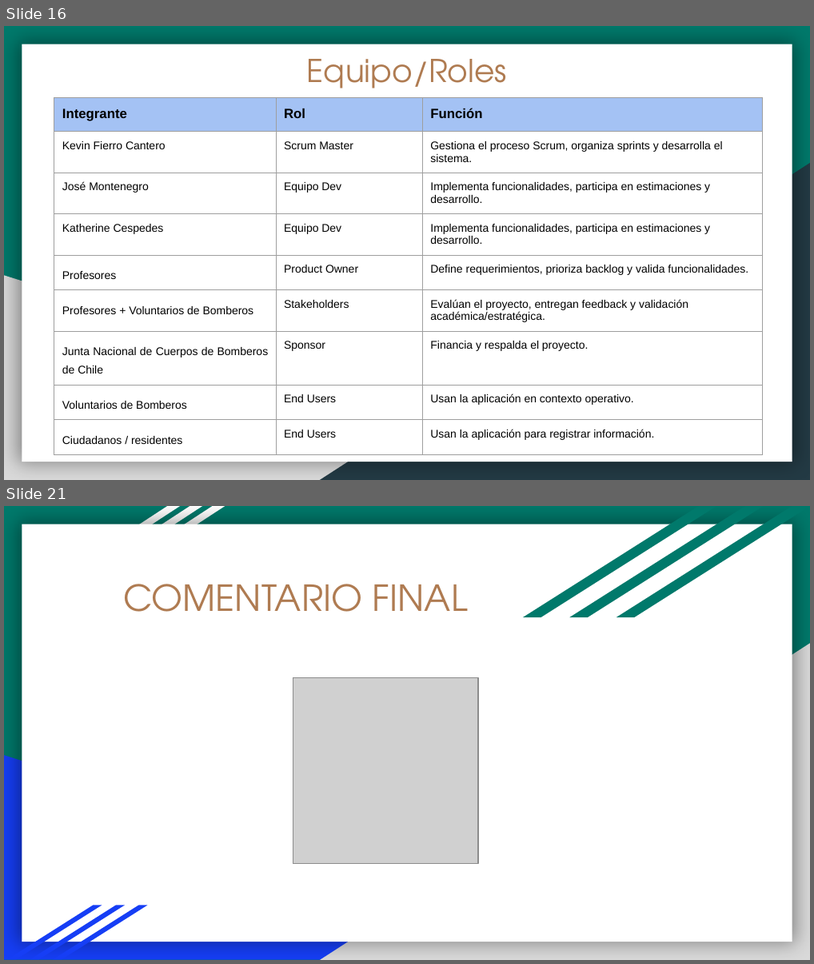
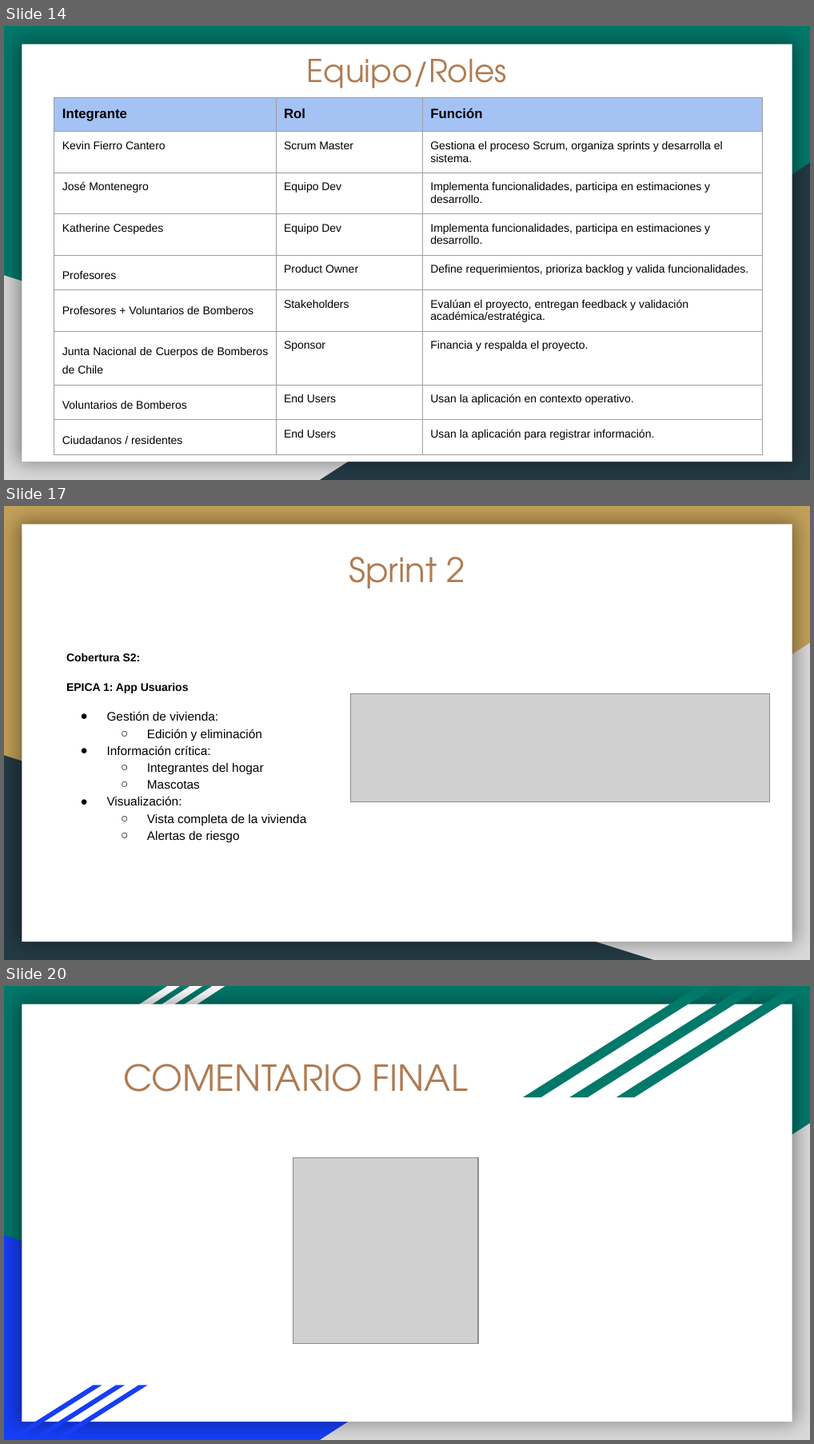
Before and after one commit to kfierroc/Capstone_G6_001, a slide deck: Fase 1/Evidencias Grupales/Presentación Fase 1.pptx. Shown one above the other, each under a label of ours: slides 16 and 21 before the commit, slides 14, 17 and 20 after it; the slides between them are not shown. The pictures are 814x964 and 814x1444 pixels, drawn with LibreOffice and Linux fonts; fonts in the diff are those of the drawing; grey boxes stand for pictures. Boxes give left, top, right and bottom in pixels: in the first picture for what was removed or moved away, otherwise in the second. Text is boxed around its words. In the diff, an @@ line names an element or a change of style, - is before the commit and + after.

```diff
--- a/Fase 1/Evidencias Grupales/Presentación Fase 1.pptx
+++ b/Fase 1/Evidencias Grupales/Presentación Fase 1.pptx
@@ slide 17 added at [4, 506, 810, 960], background #C4A15A; not listed: 2 template elements that a slide beside it also shows @@
@@ title added at [349, 556, 465, 588], 30 pt, text #AF7B51 @@
+Sprint 2
@@ text added at [66, 653, 307, 842], 11 pt, text #000000 @@
+Cobertura S2:
+EPICA 1: App Usuarios
+● Gestión de vivienda:
+  ○ Edición y eliminación
+● Información crítica:
+  ○ Integrantes del hogar
+  ○ Mascotas
+● Visualización:
+  ○ Vista completa de la vivienda
+  ○ Alertas de riesgo
@@ picture added at [350, 694, 770, 802] @@
@@ right triangle added at [4, 755, 654, 960], fill #233A44 @@
@@ what was slide 16 is now slide 14 @@
@@ what was slide 21 is now slide 20 @@
```
Also in this commit, not shown: 4 slides changed, 1 other slide added, 3 slides removed, 9 other files.
